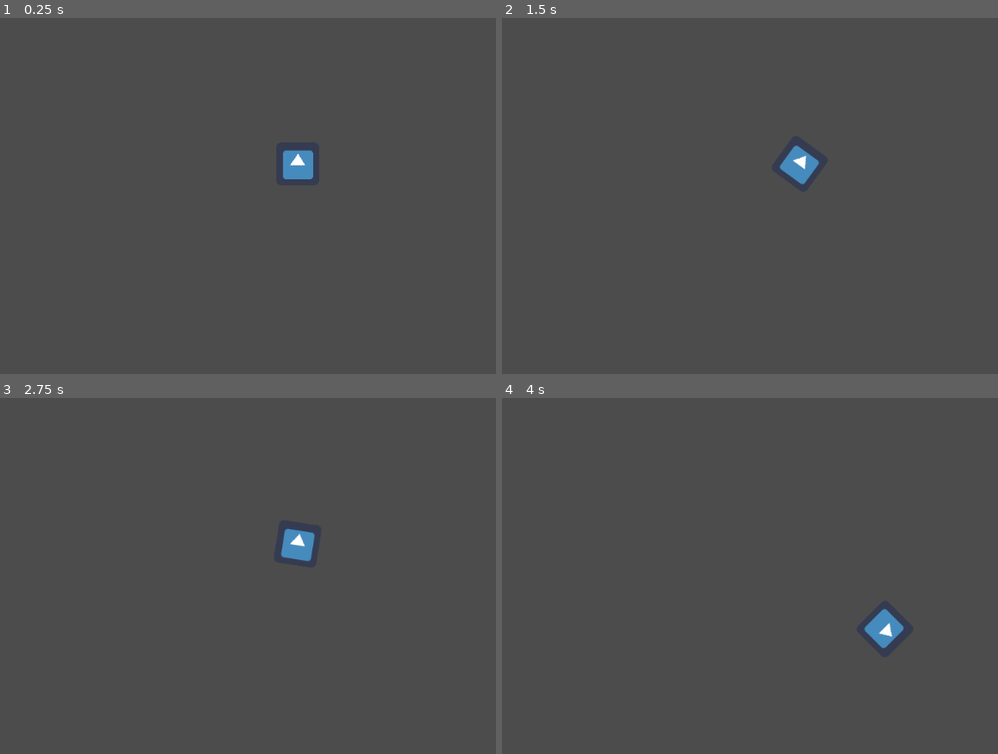
Above: before the commit, frames 1-4 (two rows, left to right).
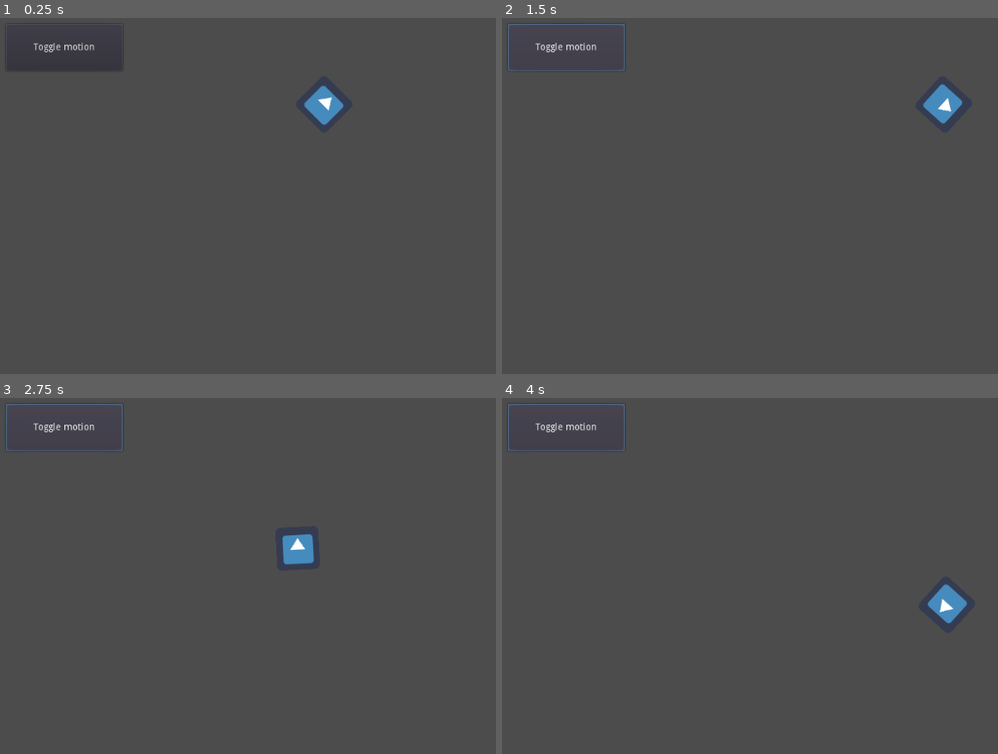
Above: after the commit, the same moments.

Repository: artnavsegda/gdnavsegda
Game: Godot game, scene res://Node2D.tscn
Two runs of this game, one before a commit and one after it. Both use one fixed random seed, a clock stepped at 60 frames per second and the inputs below. Before the commit the project starts from res://Sprite.tscn. The engine's default icon, where the game draws it, is replaced by a stand-in: a white triangle on a blue panel in a dark square.
Inputs (mouse positions are in pixels of both pictures, inside the frame that each line leads up to):
- Up to frame 1 (0.25 s): no input
- Up to frame 2 (1.5 s): click (566, 46) at 0.5 s, where only the run after the commit has a clickable "Toggle motion"; tap Enter at 1.25 s; hold Right (ui_right) from 1.28 s (still down)
- Up to frame 3 (2.75 s): release Right (ui_right) at 2.03 s; hold Left (ui_left) from 2.03 s (still down)
- Up to frame 4 (4 s): release Left (ui_left) at 2.78 s; hold Right (ui_right) 2.78-3.53 s; hold Up (ui_up) from 3.53 s (still down)

The runs differ from the first frame. In frame 1, 1.2% of the frame differs, in the area x 2-70%, y 6-46%; in frame 2, 1.3%; in frame 3, 0.6%; in frame 4, 1.3%, in the area x 1-94%, y 1-71%.

Commit message:
wtf

Diff:
--- a/code/Node2D.tscn
+++ b/code/Node2D.tscn
@@ -7,6 +7,10 @@
 [node name="Sprite" parent="." instance=ExtResource( 1 )]
 
 [node name="Button" type="Button" parent="."]
-margin_right = 174.0
-margin_bottom = 70.0
+margin_left = 82.0
+margin_top = 77.0
+margin_right = 256.0
+margin_bottom = 147.0
 text = "Toggle motion"
+
+[connection signal="pressed" from="Button" to="Sprite" method="_on_Button_pressed"]
--- a/code/Sprite.gd
+++ b/code/Sprite.gd
@@ -6,14 +6,9 @@
 	print("Hello, world!")
 
 func _process(delta):
-	var direction = 0
-	if Input.is_action_pressed("ui_left"):
-		direction = -1
-	if Input.is_action_pressed("ui_right"):
-		direction = 1
+	rotation += angular_speed * delta
+	var velocity = Vector2.UP.rotated(rotation) * speed
+	position += velocity * delta
 
-	rotation += angular_speed * direction * delta
-	var velocity = Vector2.ZERO
-	if Input.is_action_pressed("ui_up"):
-		velocity = Vector2.UP.rotated(rotation) * speed
-	position += velocity * delta
+func _on_Button_pressed():
+	set_process(not is_processing())
--- a/code/project.godot
+++ b/code/project.godot
@@ -11,7 +11,7 @@
 [application]
 
 config/name="code"
-run/main_scene="res://Sprite.tscn"
+run/main_scene="res://Node2D.tscn"
 config/icon="res://icon.png"
 
 [gui]
